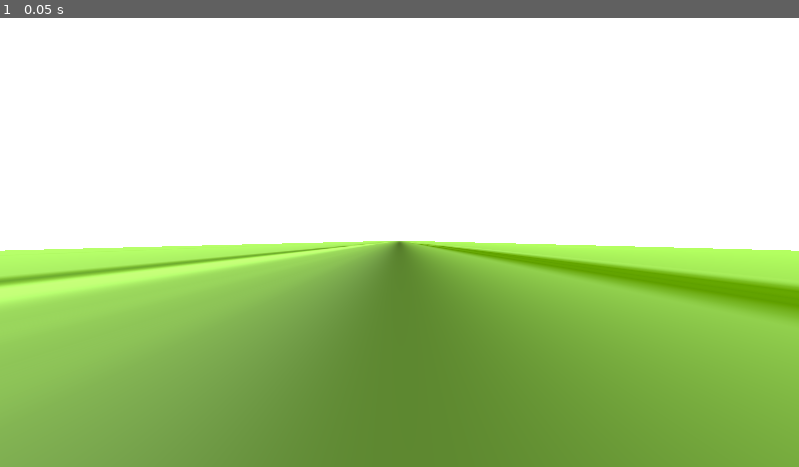
Above: before the commit, frame 1.
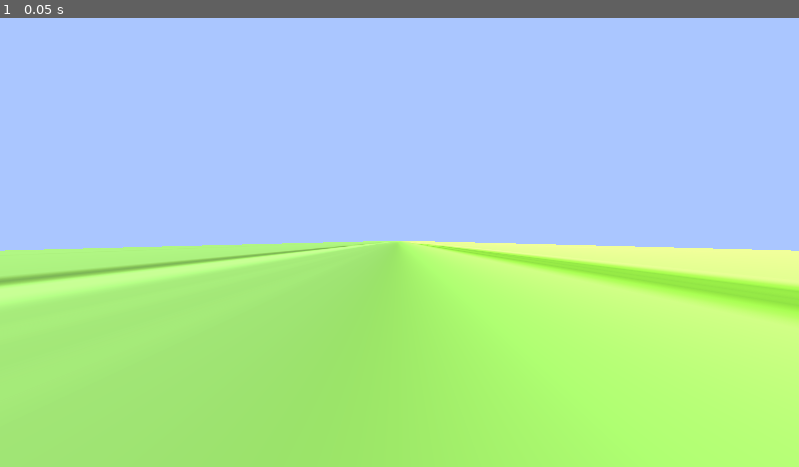
Above: after the commit, the same moment.

Repository: ghartemann/bc3d
Game: Godot game, scene res://scenes/world.tscn
Same seed, same stepped clock (60 frames per second), same inputs: the game is played once before the commit and once after it.
Inputs:
- Up to frame 1 (0.05 s): no input

The runs differ from the first frame. In frame 1, 100% of the frame differs, in the area x 0-100%, y 0-100%.

Commit message:
le ciel est bleu

Diff:
--- a/scenes/world.tscn
+++ b/scenes/world.tscn
@@ -1,15 +1,20 @@
-[gd_scene load_steps=6 format=3 uid="uid://ntwsvgp35vyg"]
+[gd_scene load_steps=8 format=3 uid="uid://ntwsvgp35vyg"]
 
 [ext_resource type="Texture2D" uid="uid://ciybgg2pjke6x" path="res://resources/Grass 1.png" id="1_nicou"]
 
+[sub_resource type="ShaderMaterial" id="ShaderMaterial_pxawc"]
+
+[sub_resource type="Sky" id="Sky_wqyf0"]
+sky_material = SubResource("ShaderMaterial_pxawc")
+
 [sub_resource type="Environment" id="Environment_0b0lo"]
-background_energy_multiplier = 4.94
-ambient_light_color = Color(0.964706, 0, 0, 1)
-ambient_light_energy = 10.0
+background_mode = 1
+background_color = Color(0.66459, 0.775854, 1, 1)
+sky = SubResource("Sky_wqyf0")
 
 [sub_resource type="PlaneMesh" id="PlaneMesh_jv8v0"]
 
-[sub_resource type="ORMMaterial3D" id="ORMMaterial3D_vr0sk"]
+[sub_resource type="StandardMaterial3D" id="StandardMaterial3D_owgs4"]
 albedo_texture = ExtResource("1_nicou")
 
 [sub_resource type="ConcavePolygonShape3D" id="ConcavePolygonShape3D_wgnbc"]
@@ -25,7 +30,7 @@
 [node name="Grid" type="MeshInstance3D" parent="."]
 transform = Transform3D(20, 0, 0, 0, 1, 0, 0, 0, 20, 0, 0, 0)
 mesh = SubResource("PlaneMesh_jv8v0")
-surface_material_override/0 = SubResource("ORMMaterial3D_vr0sk")
+surface_material_override/0 = SubResource("StandardMaterial3D_owgs4")
 
 [node name="StaticBody3D" type="StaticBody3D" parent="Grid"]
 
